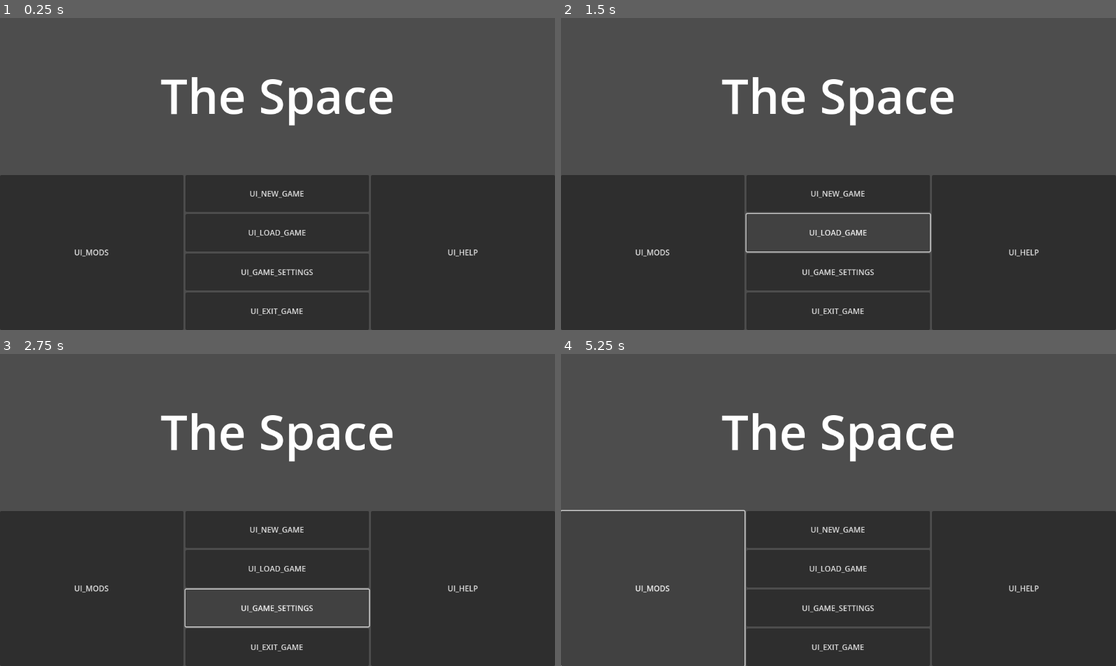
Above: before the commit, frames 1-4 (two rows, left to right).
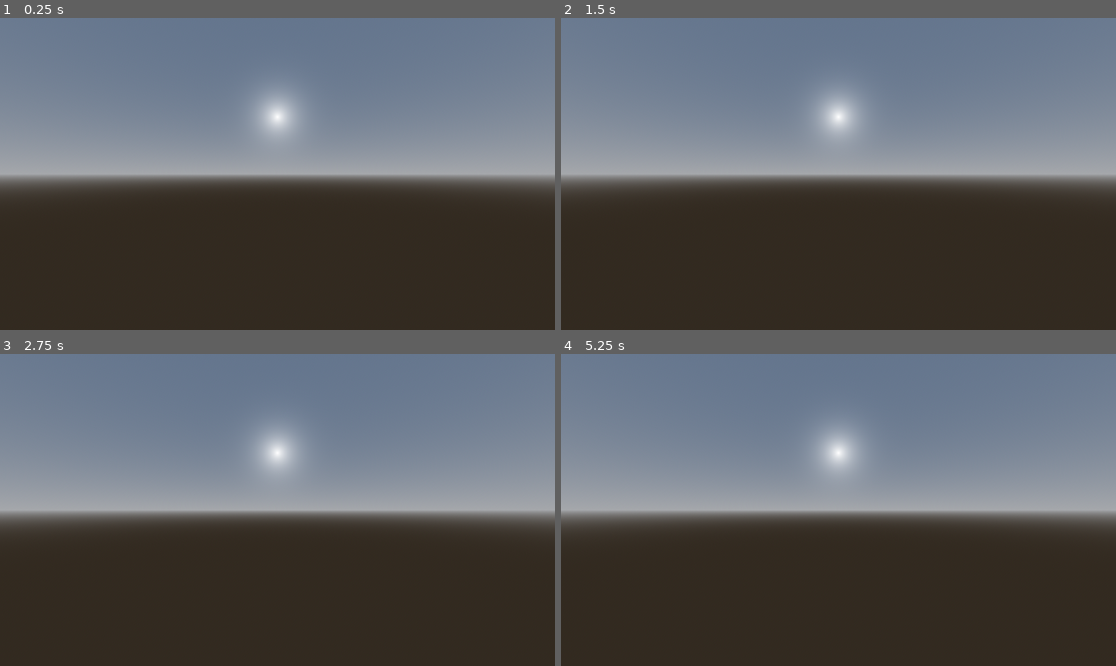
Above: after the commit, the same moments.

Repository: Neutron12138/The-Space
Game: Godot game, scene res://tests/test.tscn
Two runs of this game, one before a commit and one after it. Both use one fixed random seed, a clock stepped at 60 frames per second and the inputs below. Before the commit the project starts from res://interfaces/start_menu.tscn.
Inputs (mouse positions are in pixels of both pictures, inside the frame that each line leads up to):
- Up to frame 1 (0.25 s): no input
- Up to frame 2 (1.5 s): click (655, 252) at 0.5 s, where only the run before the commit has a clickable "UI_MODS"; click (838, 233) at 1.25 s, where only the run before the commit has a clickable "UI_LOAD_GAME"
- Up to frame 3 (2.75 s): click (277, 606) at 2 s, where only the run before the commit has a clickable "UI_GAME_SETTINGS"
- Up to frame 4 (5.25 s): click (1021, 588) at 2.75 s, where only the run before the commit has a clickable "UI_HELP"; click (838, 528) at 3.5 s, where only the run before the commit has a clickable "UI_NEW_GAME"; click (838, 528) at 4.25 s, where only the run before the commit has a clickable "UI_NEW_GAME"; click (655, 588) at 5 s, where only the run before the commit has a clickable "UI_MODS"

The runs differ from the first frame. In frame 1, 56% of the frame differs, in the area x 0-100%, y 0-100%; in frame 2, 60%; in frame 3, 60%; in frame 4, 69%.

Commit message:
Add files via upload

Diff:
--- /dev/null
+++ b/core/camera/camera_controller.gd
@@ -0,0 +1,13 @@
+class_name CameraController
+extends Node
+
+
+
+@export
+var camera : Camera3D = null
+@export
+var front : Vector3 = Vector3.FORWARD
+@export
+var up : Vector3 = Vector3.UP
+@export
+var right : Vector3 = Vector3.RIGHT
--- /dev/null
+++ b/core/camera/free_camera_controller.gd
@@ -0,0 +1,2 @@
+class_name FreeCameraController
+extends CameraController
--- /dev/null
+++ b/core/euler_angle.gd
@@ -0,0 +1,84 @@
+class_name EulerAngle
+extends RefCounted
+
+
+
+var yaw : float = 0.0
+var pitch : float = 0.0
+
+
+
+func calc_vector() -> Vector3:
+	var y : float = sin(pitch)
+	var h : float = cos(pitch)
+	var x : float = sin(yaw) * h
+	var z : float = cos(yaw) * h
+	return Vector3(x, y, z)
+
+
+
+# 无法保证输入与输出结果一致
+# 有待调整
+# 例如
+# 输入{ "yaw": 3.35364719571578, "pitch": -0.97130011437717 },(-0.118752, -0.82562, -0.551588)
+# 输出{ "yaw": 0.21205455241811, "pitch": -0.97130013727279 },(0.118752, -0.82562, 0.551588)
+func from_vector(vector : Vector3) -> void:
+	var h = sqrt(vector.x ** 2 + vector.z ** 2)
+	if h == 0:
+		yaw = 0.0
+		pitch = PI / 2.0 if vector.y > 0.0 else -PI / 2.0
+	else:
+		yaw = atan(vector.x / vector.z)
+		pitch = atan(vector.y / h)
+
+
+
+func _to_string() -> String:
+	return str({
+		"yaw" : yaw,
+		"pitch" : pitch
+	})
+
+
+
+static func make_by_angles(yaw : float, pitch : float) -> EulerAngle:
+	var result : EulerAngle = EulerAngle.new()
+	result.yaw = yaw
+	result.pitch = pitch
+	return result
+
+static func make_by_vector(vector : Vector3) -> EulerAngle:
+	var result : EulerAngle = EulerAngle.new()
+	result.from_vector(vector)
+	return result
+
+static func make_by_string(string : String) -> EulerAngle:
+	var result : EulerAngle = EulerAngle.new()
+
+	var dict : Variant = JSON.parse_string(string)
+	if dict == null:
+		push_error("Unable to parse the string (\"" + string +
+		"\") as a JSON object (Dictionary in GDScript).")
+		return result
+	if not dict is Dictionary:
+		push_error("\"" + string + "\" is not a JSON object (Dictionary in GDScript).")
+		return result
+
+	if not dict.has("yaw"):
+		push_error("The dictionary must have the key \"yaw\".")
+		return result
+	if not dict.has("pitch"):
+		push_error("The dictionary must have the key \"pitch\".")
+		return result
+
+	if not dict["yaw"] is float:
+		push_error("The value of key \"yaw\" must be a float.")
+		return result
+	if not dict["pitch"] is float:
+		push_error("The value of key \"pitch\" must be a float.")
+		return result
+
+	result.yaw = dict["yaw"]
+	result.pitch = dict["pitch"]
+
+	return result
--- /dev/null
+++ b/core/event_dispatcher.gd
@@ -0,0 +1,14 @@
+class_name EventDispatcher
+extends Node
+
+
+
+signal mouse_button_pressed
+signal mouse_button_released
+signal mouse_moved(relative : Vector2, velocity : Vector2)
+
+
+
+func _unhandled_input(event: InputEvent) -> void:
+	if event is InputEventMouseMotion:
+		mouse_moved.emit(event.relative, event.velocity)
--- a/global/constants.gd
+++ b/global/constants.gd
@@ -1 +1,20 @@
 extends Node
+
+const TEXT_GAME_NAME : StringName = &"TEXT_GAME_NAME"
+
+const TEXT_UI_CONFIRM : StringName = &"TEXT_UI_CONFIRM"
+const TEXT_UI_CANCEL : StringName = &"TEXT_UI_CANCEL"
+
+const TEXT_UI_ALERT : StringName = &"TEXT_UI_ALERT"
+const TEXT_UI_ERROR : StringName = &"TEXT_UI_ERROR"
+const TEXT_UI_WARNING : StringName = &"TEXT_UI_WARNING"
+const TEXT_UI_PLEASE_CONFIRM : StringName = &"TEXT_UI_PLEASE_CONFIRM"
+
+const TEXT_UI_NEW_GAME : StringName = &"TEXT_UI_NEW_GAME"
+const TEXT_UI_LOAD_GAME : StringName = &"TEXT_UI_LOAD_GAME"
+const TEXT_UI_MODS : StringName = &"TEXT_UI_MODS"
+const TEXT_UI_GAME_SETTINGS : StringName = &"TEXT_UI_GAME_SETTINGS"
+const TEXT_UI_HELP : StringName = &"TEXT_UI_HELP"
+const TEXT_UI_EXIT_GAME : StringName = &"TEXT_UI_EXIT_GAME"
+
+const TEXT_UI_EXIT_GAME_OR_NOT : StringName = &"TEXT_UI_EXIT_GAME_OR_NOT"
--- /dev/null
+++ b/global/game_state.gd
@@ -0,0 +1,32 @@
+class_name GameState
+extends Resource
+
+
+
+const CLASS_NAME : StringName = &"GameState"
+const FILE_EXTENSION : StringName = &"sp-game"
+
+
+
+class Loader extends ResourceFormatLoader:
+	func _get_recognized_extensions() -> PackedStringArray:
+		return [FILE_EXTENSION]
+
+	func _load(path: String, original_path: String, use_sub_threads: bool, cache_mode: int) -> Variant:
+		var file : FileAccess = FileAccess.open(path, FileAccess.READ)
+		print(file.get_as_text())
+		return GameState.new()
+
+
+
+class Saver extends ResourceFormatSaver:
+	func _get_recognized_extensions(resource : Resource) -> PackedStringArray:
+		return [FILE_EXTENSION]
+
+	func _recognize(resource: Resource) -> bool:
+		return resource is GameState
+
+	func _save(resource: Resource, path: String, flags: int) -> Error:
+		var file : FileAccess = FileAccess.open(path, FileAccess.WRITE)
+		file.store_string(str(1919810))
+		return OK
--- a/global/global.gd
+++ b/global/global.gd
@@ -2,41 +2,57 @@
 
 
 
-func _ready() -> void:
-	get_tree().auto_accept_quit = false
-	get_tree().root.close_requested.connect(func(): exit_game_or_not())
-
-	load_translations.call_deferred("res://translations/")
-	get_tree().reload_current_scene.call_deferred()
+@onready
+var scene_tree : SceneTree = get_tree()
+var game_state : GameState = null
 
 
 
-func change_scene(target : Node) -> Error:
+func _ready() -> void:
+	scene_tree.auto_accept_quit = false
+	scene_tree.root.close_requested.connect(func(): exit_game_or_not())
+
+	load_translations.call_deferred("res://translations/")
+	scene_tree.reload_current_scene.call_deferred()
+
+	'''
+	ResourceLoader.add_resource_format_loader(GameState.Loader.new())
+	ResourceSaver.add_resource_format_saver(GameState.Saver.new())
+	var a := load("E:/.files/a.sp-game") as GameState
+	print(str(a is GameState) + "," + str(a))
+	var e := ResourceSaver.save(a, "E:/.files/b.sp-game")
+	print(error_string(e))
+	'''
+
+
+
+func change_scene(target : Node, reserve : bool = false) -> Error:
 	if not is_instance_valid(target):
 		push_error("The target scene node (" + str(target) + ") is invalid")
 		return ERR_INVALID_PARAMETER
 
-	var tree : SceneTree = get_tree()
-	tree.unload_current_scene()
-	tree.root.add_child(target)
-	tree.current_scene = target
+	if not reserve:
+		scene_tree.unload_current_scene()
+
+	scene_tree.root.add_child(target)
+	scene_tree.current_scene = target
 
 	return OK
 
 
 
-func make_alert(text : String, title : String = "UI_ALERT") -> void:
+func make_alert(text : String, title : String = Constants.TEXT_UI_ALERT) -> void:
 	var dlg : AcceptDialog = Resources.AlertDialogScene.instantiate()
 	dlg.title = title
 	dlg.dialog_text = text
 	get_window().add_child(dlg)
 
 func make_error(text : String) -> void:
-	make_alert(text, "UI_ERROR")
+	make_alert(text, Constants.TEXT_UI_ERROR)
 	push_error(text)
 
 func make_warning(text : String) -> void:
-	make_alert(text, "UI_WARNING")
+	make_alert(text, Constants.TEXT_UI_WARNING)
 	push_warning(text)
 
 
@@ -59,14 +75,14 @@
 		make_error("Unable to find key \"locale\" in this translation file (\"" + path + "\").")
 		return ERR_PARSE_ERROR
 	if not dict["locale"] is String:
-		make_error("The key \"locale\" in the translation file (\"" + path + "\") must be a String.")
+		make_error("The value of key \"locale\" in the translation file (\"" + path + "\") must be a String.")
 		return ERR_PARSE_ERROR
 
 	if not dict.has("messages"):
 		make_error("Unable to find key \"messages\" in this translation file (\"" + path + "\").")
 		return ERR_PARSE_ERROR
 	if not dict["messages"] is Dictionary:
-		make_error("The key \"messages\" in the translation file (\"" + path + "\") must be a JSON object (Dictionary in GDScript).")
+		make_error("The value of key \"messages\" in the translation file (\"" + path + "\") must be a JSON object (Dictionary in GDScript).")
 		return ERR_PARSE_ERROR
 
 	var trans : Translation = Translation.new()
@@ -74,10 +90,9 @@
 	for src in dict["messages"]:
 		var xlated : Variant = dict["messages"][src]
 		if not xlated is String:
-			make_error("The translated message (src: \"" + str(src) +
-			"\", xlated: \"" + str(xlated) +
-			"\") in the \"messages\" key of the translation file (\"" + path +
-			"\") must be a String.")
+			make_error("The value of the key \"messages\" in the translated message (src: \"" +
+			str(src) + "\", xlated: \"" + str(xlated) + "\") in the translated file (\"" +
+			path + "\") must be a String")
 			return ERR_PARSE_ERROR
 
 		trans.add_message(src, xlated)
@@ -107,7 +122,7 @@
 
 
 
-func make_confirmation(text : String, on_canceled : Callable, on_confirmed : Callable, title : String = "UI_PLEASE_CONFIRM") -> void:
+func make_confirmation(text : String, on_canceled : Callable, on_confirmed : Callable, title : String = Constants.TEXT_UI_PLEASE_CONFIRM) -> void:
 	var dlg : ConfirmationDialog = Resources.ConfirmationDialogScene.instantiate()
 	dlg.title = title
 	dlg.dialog_text = text
@@ -118,6 +133,12 @@
 
 
 func exit_game_or_not() -> void:
-	make_confirmation("UI_EXIT_GAME_OR_NOT",
+	make_confirmation(Constants.TEXT_UI_EXIT_GAME_OR_NOT,
 	func(): pass,
-	func(): get_tree().quit())
+	func(): scene_tree.quit())
+
+
+
+func backend_load_scene() -> Error:
+	push_error("unfinished function")
+	return OK
--- /dev/null
+++ b/global/modifier.gd
@@ -0,0 +1 @@
+extends Node
--- a/interfaces/alert_dialog.tscn
+++ b/interfaces/alert_dialog.tscn
@@ -3,10 +3,11 @@
 [ext_resource type="Script" path="res://interfaces/alert_dialog.gd" id="1_jwbmb"]
 
 [node name="AlertDialog" type="AcceptDialog"]
+title = "TEXT_UI_ALERT"
 initial_position = 2
-size = Vector2i(134, 100)
+size = Vector2i(158, 100)
 visible = true
-ok_button_text = "UI_CONFIRM"
+ok_button_text = "TEXT_UI_CONFIRM"
 script = ExtResource("1_jwbmb")
 
 [connection signal="canceled" from="." to="." method="_on_canceled"]
--- a/interfaces/confirmation_dialog.tscn
+++ b/interfaces/confirmation_dialog.tscn
@@ -3,12 +3,12 @@
 [ext_resource type="Script" path="res://interfaces/confirmation_dialog.gd" id="1_xsgun"]
 
 [node name="ConfirmationDialog" type="ConfirmationDialog"]
-title = ""
+title = "TEXT_UI_PLEASE_CONFIRM"
 initial_position = 2
-size = Vector2i(215, 100)
+size = Vector2i(303, 100)
 visible = true
-ok_button_text = "UI_CONFIRM"
-cancel_button_text = "UI_CANCEL"
+ok_button_text = "TEXT_UI_CONFIRM"
+cancel_button_text = "TEXT_UI_CANCEL"
 script = ExtResource("1_xsgun")
 
 [connection signal="canceled" from="." to="." method="_on_canceled"]
--- a/interfaces/start_menu.gd
+++ b/interfaces/start_menu.gd
@@ -3,20 +3,20 @@
 func _ready() -> void:
 	pass
 
-func _on_mods_pressed() -> void:
-	pass # Replace with function body.
-
 func _on_new_game_pressed() -> void:
-	pass # Replace with function body.
+	pass
 
 func _on_load_game_pressed() -> void:
-	pass # Replace with function body.
+	pass
+
+func _on_mods_pressed() -> void:
+	pass
 
 func _on_game_settings_pressed() -> void:
-	pass # Replace with function body.
+	pass
+
+func _on_help_pressed() -> void:
+	pass
 
 func _on_exit_game_pressed() -> void:
 	Global.exit_game_or_not()
-
-func _on_help_pressed() -> void:
-	pass # Replace with function body.
--- a/interfaces/start_menu.tscn
+++ b/interfaces/start_menu.tscn
@@ -14,51 +14,60 @@
 layout_mode = 2
 size_flags_vertical = 3
 theme_override_font_sizes/font_size = 100
-text = "The Space"
+text = "TEXT_GAME_NAME"
 horizontal_alignment = 1
 vertical_alignment = 1
 
-[node name="buttons" type="HBoxContainer" parent="."]
+[node name="HBoxContainer" type="HBoxContainer" parent="."]
 layout_mode = 2
 size_flags_vertical = 3
+size_flags_stretch_ratio = 2.0
 
-[node name="mods" type="Button" parent="buttons"]
+[node name="buttons" type="VBoxContainer" parent="HBoxContainer"]
 layout_mode = 2
 size_flags_horizontal = 3
-text = "UI_MODS"
+size_flags_vertical = 3
 
-[node name="major" type="VBoxContainer" parent="buttons"]
+[node name="new_game" type="Button" parent="HBoxContainer/buttons"]
+layout_mode = 2
+size_flags_vertical = 3
+text = "TEXT_UI_NEW_GAME"
+
+[node name="load_game" type="Button" parent="HBoxContainer/buttons"]
+layout_mode = 2
+size_flags_vertical = 3
+text = "TEXT_UI_LOAD_GAME"
+
+[node name="mods" type="Button" parent="HBoxContainer/buttons"]
 layout_mode = 2
 size_flags_horizontal = 3
+size_flags_vertical = 3
+text = "TEXT_UI_MODS"
 
-[node name="new_game" type="Button" parent="buttons/major"]
+[node name="game_settings" type="Button" parent="HBoxContainer/buttons"]
 layout_mode = 2
 size_flags_vertical = 3
-text = "UI_NEW_GAME"
+text = "TEXT_UI_GAME_SETTINGS"
 
-[node name="load_game" type="Button" parent="buttons/major"]
+[node name="help" type="Button" parent="HBoxContainer/buttons"]
+layout_mode = 2
+size_flags_horizontal = 3
+size_flags_vertical = 3
+text = "TEXT_UI_HELP"
+
+[node name="exit_game" type="Button" parent="HBoxContainer/buttons"]
 layout_mode = 2
 size_flags_vertical = 3
-text = "UI_LOAD_GAME"
+text = "TEXT_UI_EXIT_GAME"
 
-[node name="game_settings" type="Button" parent="buttons/major"]
-layout_mode = 2
-size_flags_vertical = 3
-text = "UI_GAME_SETTINGS"
-
-[node name="exit_game" type="Button" parent="buttons/major"]
-layout_mode = 2
-size_flags_vertical = 3
-text = "UI_EXIT_GAME"
-
-[node name="help" type="Button" parent="buttons"]
+[node name="Control" type="Control" parent="HBoxContainer"]
 layout_mode = 2
 size_flags_horizontal = 3
-text = "UI_HELP"
+size_flags_stretch_ratio = 2.0
 
-[connection signal="pressed" from="buttons/mods" to="." method="_on_mods_pressed"]
-[connection signal="pressed" from="buttons/major/new_game" to="." method="_on_new_game_pressed"]
-[connection signal="pressed" from="buttons/major/load_game" to="." method="_on_load_game_pressed"]
-[connection signal="pressed" from="buttons/major/game_settings" to="." method="_on_game_settings_pressed"]
-[connection signal="pressed" from="buttons/major/exit_game" to="." method="_on_exit_game_pressed"]
-[connection signal="pressed" from="buttons/help" to="." method="_on_help_pressed"]
+[connection signal="pressed" from="HBoxContainer/buttons/new_game" to="." method="_on_new_game_pressed"]
+[connection signal="pressed" from="HBoxContainer/buttons/load_game" to="." method="_on_load_game_pressed"]
+[connection signal="pressed" from="HBoxContainer/buttons/mods" to="." method="_on_mods_pressed"]
+[connection signal="pressed" from="HBoxContainer/buttons/game_settings" to="." method="_on_game_settings_pressed"]
+[connection signal="pressed" from="HBoxContainer/buttons/help" to="." method="_on_help_pressed"]
+[connection signal="pressed" from="HBoxContainer/buttons/exit_game" to="." method="_on_exit_game_pressed"]
--- a/project.godot
+++ b/project.godot
@@ -12,7 +12,7 @@
 
 config/name="The Space"
 config/tags=PackedStringArray("project")
-run/main_scene="res://interfaces/start_menu.tscn"
+run/main_scene="res://tests/test.tscn"
 run/main_loop_type="Main"
 config/features=PackedStringArray("4.2", "Mobile")
 config/icon="res://assets/godot.svg"
@@ -22,6 +22,7 @@
 Global="*res://global/global.gd"
 Resources="*res://global/resources.gd"
 Constants="*res://global/constants.gd"
+Modifier="*res://global/modifier.gd"
 
 [display]
 
--- /dev/null
+++ b/scenes/player.tscn
@@ -0,0 +1,15 @@
+[gd_scene load_steps=3 format=3 uid="uid://rbl1lcevwqjy"]
+
+[ext_resource type="Script" path="res://core/camera/free_camera_controller.gd" id="1_pex8o"]
+[ext_resource type="Script" path="res://core/event_dispatcher.gd" id="2_3h1e7"]
+
+[node name="Player" type="CharacterBody3D"]
+
+[node name="Camera3D" type="Camera3D" parent="."]
+
+[node name="controller" type="Node" parent="Camera3D" node_paths=PackedStringArray("camera")]
+script = ExtResource("1_pex8o")
+camera = NodePath("..")
+
+[node name="dispatcher" type="Node" parent="Camera3D"]
+script = ExtResource("2_3h1e7")
--- /dev/null
+++ b/tests/test.gd
@@ -0,0 +1 @@
+extends Node3D
--- /dev/null
+++ b/tests/test.tscn
@@ -0,0 +1,24 @@
+[gd_scene load_steps=6 format=3 uid="uid://dh5mpt6pexsai"]
+
+[ext_resource type="PackedScene" uid="uid://rbl1lcevwqjy" path="res://scenes/player.tscn" id="1_0bgqv"]
+[ext_resource type="Script" path="res://tests/test.gd" id="1_b0tra"]
+
+[sub_resource type="ProceduralSkyMaterial" id="ProceduralSkyMaterial_0ymp0"]
+
+[sub_resource type="Sky" id="Sky_65npe"]
+sky_material = SubResource("ProceduralSkyMaterial_0ymp0")
+
+[sub_resource type="Environment" id="Environment_j8scy"]
+background_mode = 2
+sky = SubResource("Sky_65npe")
+
+[node name="test" type="Node3D"]
+script = ExtResource("1_b0tra")
+
+[node name="WorldEnvironment" type="WorldEnvironment" parent="."]
+environment = SubResource("Environment_j8scy")
+
+[node name="Player" parent="." instance=ExtResource("1_0bgqv")]
+
+[node name="DirectionalLight3D" type="DirectionalLight3D" parent="."]
+transform = Transform3D(-1, 1.77636e-15, -8.74228e-08, -2.36199e-08, 0.96281, 0.27018, 8.41715e-08, 0.27018, -0.96281, 0, 0, 0)
--- a/translations/zh_CN.json
+++ b/translations/zh_CN.json
@@ -1,21 +1,23 @@
 {
 	"locale" : "zh_CN",
 	"messages" : {
-		"UI_CONFIRM" : "确认",
-		"UI_CANCEL" : "取消",
+		"TEXT_GAME_NAME" : "The Space",
 
-		"UI_ALERT" : "警报！",
-		"UI_ERROR" : "错误！",
-		"UI_WARNING" : "警告！",
-		"UI_PLEASE_CONFIRM" : "请确认...",
+		"TEXT_UI_CONFIRM" : "确认",
+		"TEXT_UI_CANCEL" : "取消",
 
-		"UI_NEW_GAME" : "新建游戏",
-		"UI_LOAD_GAME" : "加载游戏",
-		"UI_GAME_SETTINGS" : "游戏设置",
-		"UI_EXIT_GAME" : "退出游戏",
-		"UI_MODS" : "Mods",
-		"UI_HELP" : "帮助",
+		"TEXT_UI_ALERT" : "警报！",
+		"TEXT_UI_ERROR" : "错误！",
+		"TEXT_UI_WARNING" : "警告！",
+		"TEXT_UI_PLEASE_CONFIRM" : "请确认...",
 
-		"UI_EXIT_GAME_OR_NOT" : "是否退出游戏？"
+		"TEXT_UI_NEW_GAME" : "新建游戏",
+		"TEXT_UI_LOAD_GAME" : "加载游戏",
+		"TEXT_UI_MODS" : "Mods",
+		"TEXT_UI_GAME_SETTINGS" : "游戏设置",
+		"TEXT_UI_HELP" : "帮助",
+		"TEXT_UI_EXIT_GAME" : "退出游戏",
+
+		"TEXT_UI_EXIT_GAME_OR_NOT" : "是否退出游戏？"
 	}
 }
